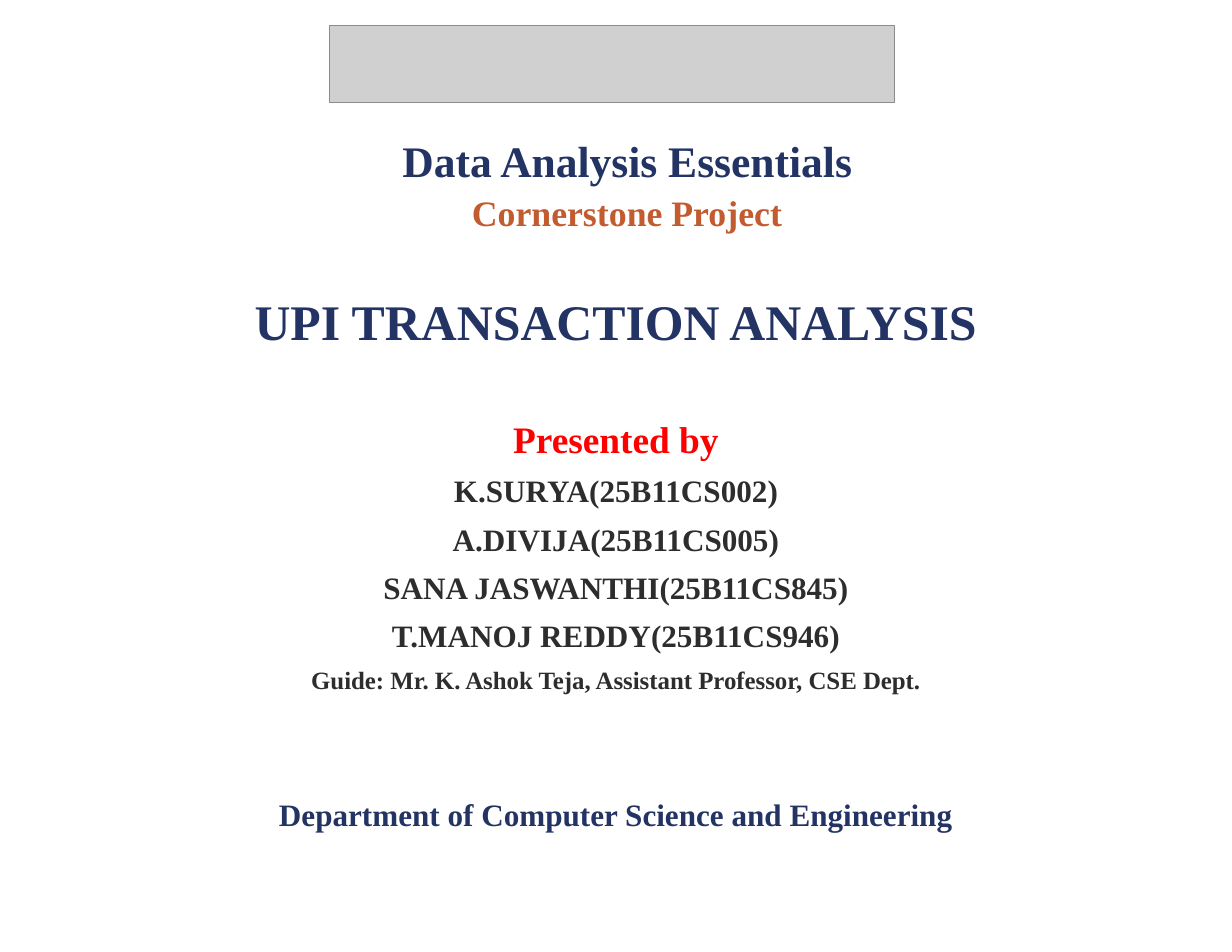
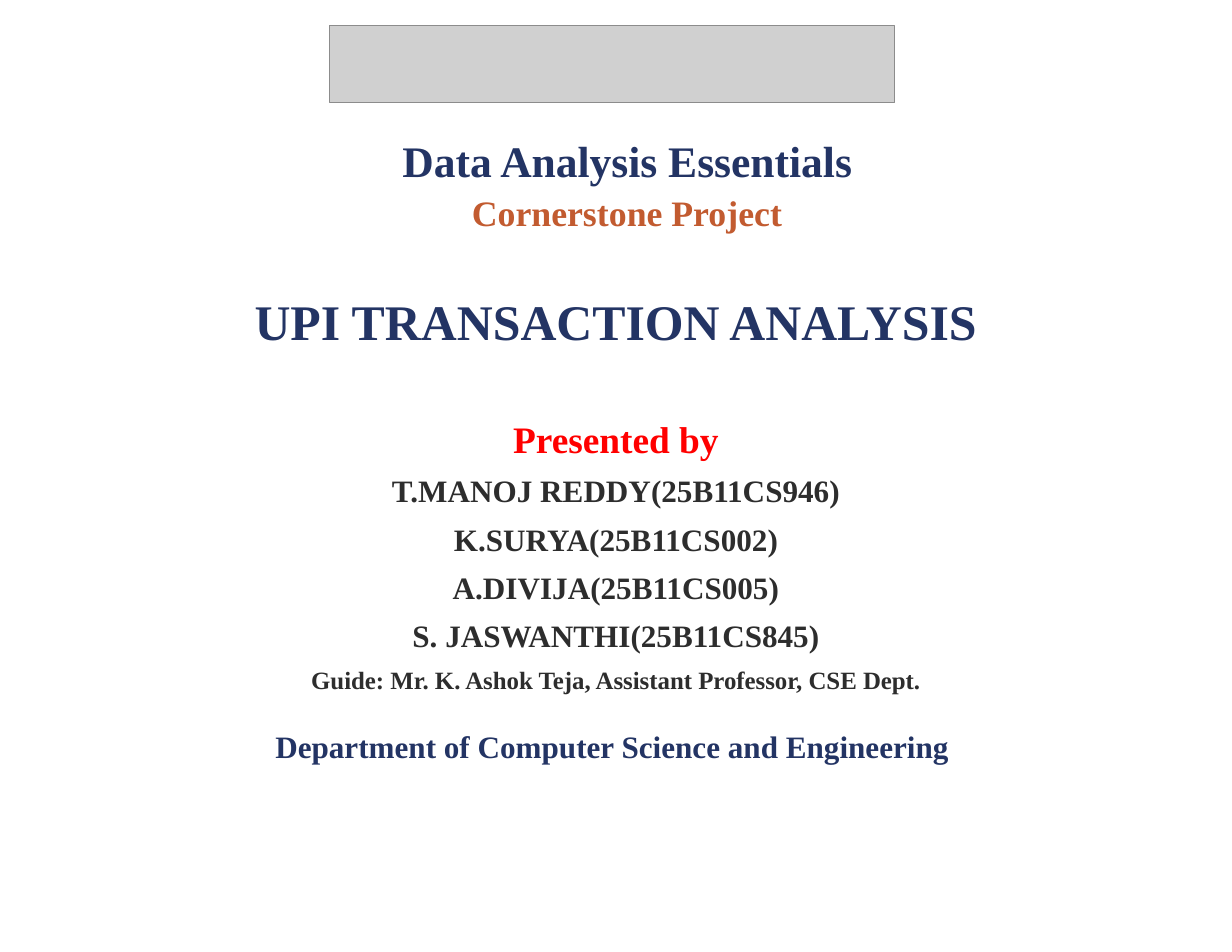
Before and after one commit to ManojReddyTetala/UPI-Transaction-Analysis, a slide deck: slide 1 of PPTs/REVIEW - 2.pptx. Drawn at 1232x952 pixels with LibreOffice and Linux fonts; fonts in the diff are those of the drawing; grey boxes stand for pictures. Boxes give left, top, right and bottom in pixels: in the first picture for what was removed or moved away, otherwise in the second. Text is boxed around its words. In the diff, an @@ line names an element or a change of style, - is before the commit and + after.

```diff
--- a/PPTs/REVIEW - 2.pptx
+++ b/PPTs/REVIEW - 2.pptx
@@ text at [392, 480, 839, 508]: paragraph added @@
+T.MANOJ REDDY(25B11CS946)
@@ text at [412, 625, 819, 653]: text changed @@
-SANA JASWANTHI(25B11CS845)
-T.MANOJ REDDY(25B11CS946)
+S. JASWANTHI(25B11CS845)
@@ text "Department of Computer Science and ...": place and size @@
-text "Department of Computer Science and ..." at [279, 804, 953, 832]
+text "Department of Computer Science and ..." at [275, 736, 949, 764]
```
Also in this commit, not shown: 10 other slides changed, 3 other files.
